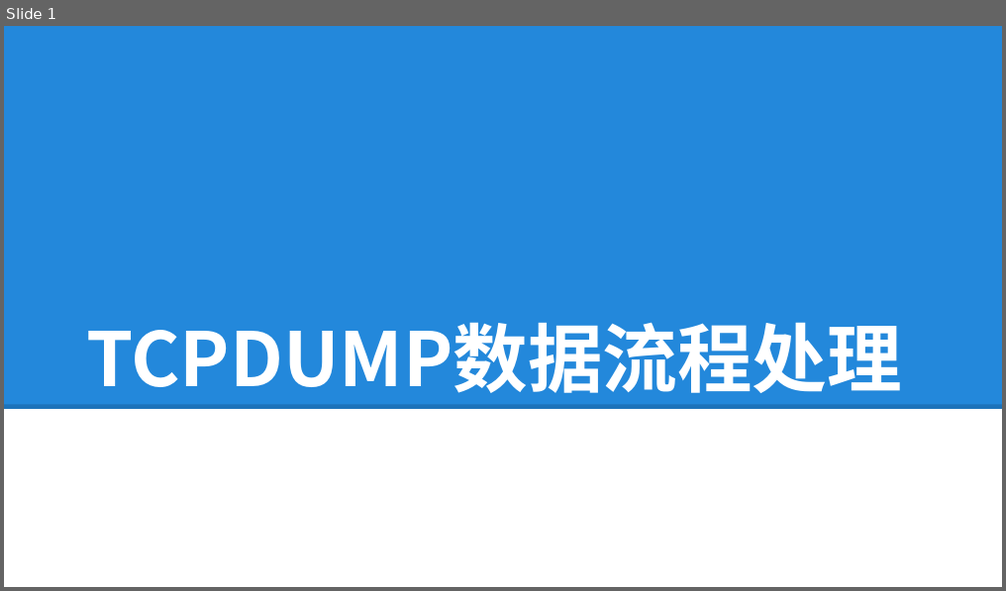
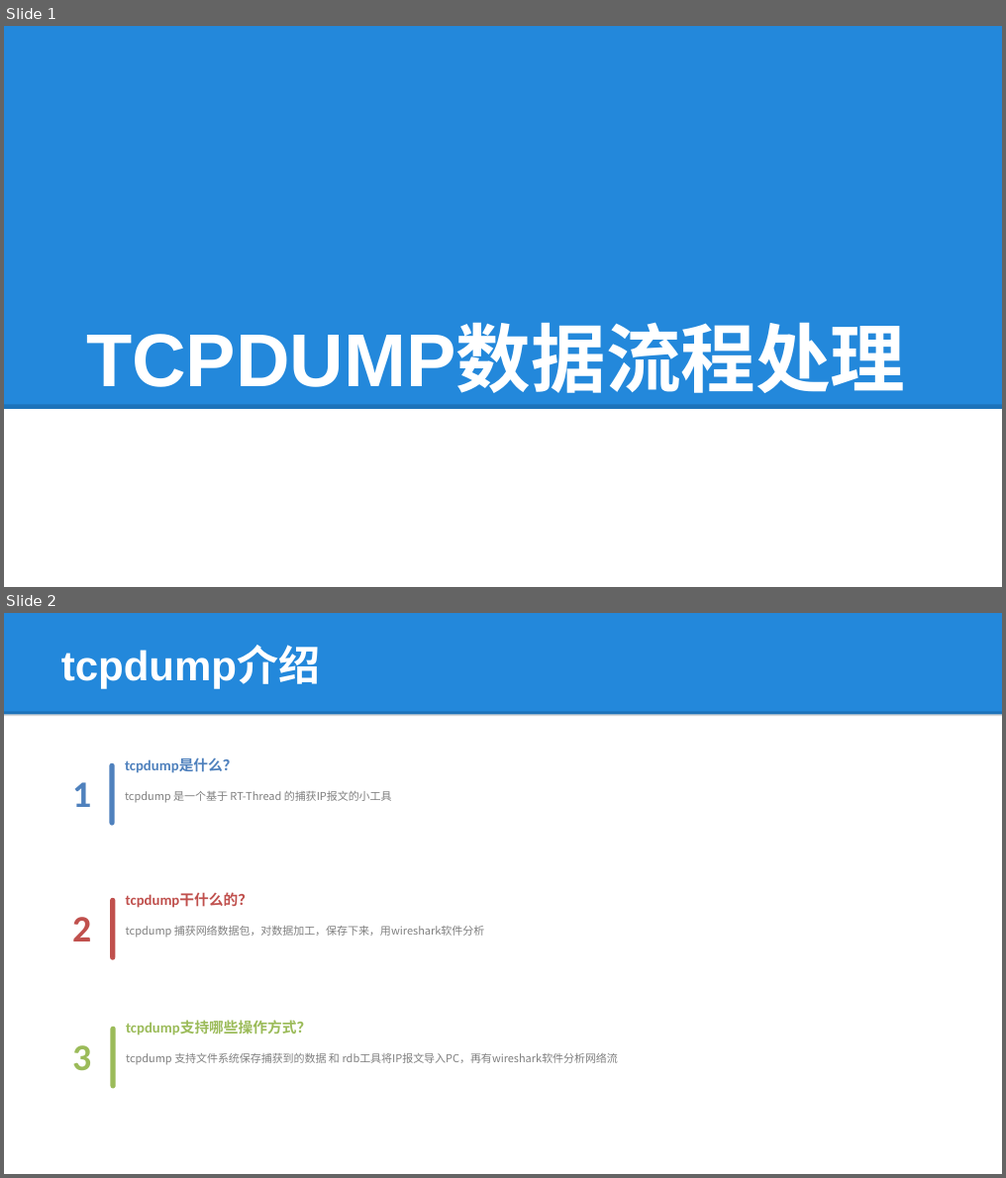
Before and after one commit to lepustse/tcpdump, a slide deck: tcpdump.pptx. Shown one above the other, each under a label of ours: slide 1 before the commit, slides 1 and 2 after it. The pictures are 1006x591 and 1006x1178 pixels, drawn with LibreOffice and Linux fonts; fonts in the diff are those of the drawing; background and template pictures are left out. Boxes give left, top, right and bottom in pixels: in the first picture for what was removed or moved away, otherwise in the second. Text is boxed around its words. In the diff, an @@ line names an element or a change of style, - is before the commit and + after.

```diff
--- a/tcpdump.pptx
+++ b/tcpdump.pptx
@@ slide 2 added at box(4, 613, 1002, 1174), background #FFFFFF; not listed: 2 template elements that a slide beside it also shows @@
@@ title added at box(61, 647, 320, 688), 40 pt, text #FFFFFF, bold @@
+tcpdump介绍
@@ text added at box(125, 758, 238, 773), 14 pt, text #4F81BD, bold @@
+tcpdump是什么？
@@ text added at box(72, 782, 91, 807), 36 pt, text #4F81BD, bold @@
+1
@@ round same rect added at box(110, 763, 115, 826), fill #4F81BD @@
@@ text added at box(125, 791, 392, 803), 10.5 pt, text #808080 @@
+tcpdump 是一个基于 RT-Thread 的捕获IP报文的小工具
@@ round same rect added at box(110, 898, 116, 960), fill #C0504D @@
@@ text added at box(126, 892, 252, 908), 14 pt, text #C0504D, bold @@
+tcpdump干什么的？
@@ text added at box(72, 917, 91, 942), 36 pt, text #C0504D, bold @@
+2
@@ text added at box(126, 926, 484, 938), 10.5 pt, text #808080 @@
+tcpdump 捕获网络数据包，对数据加工，保存下来，用wireshark软件分析
@@ round same rect added at box(110, 1026, 116, 1088), fill #9BBB59 @@
@@ text added at box(126, 1021, 311, 1036), 14 pt, text #9BBB59, bold @@
+tcpdump支持哪些操作方式？
@@ text added at box(72, 1046, 91, 1071), 36 pt, text #9BBB59, bold @@
+3
@@ text added at box(126, 1054, 618, 1065), 10.5 pt, text #808080 @@
+tcpdump 支持文件系统保存捕获到的数据 和 rdb工具将IP报文导入PC，再有wireshark软件分析网络流
@@ slide 1 changed as well @@
@@ title "TCPDUMP数据流程处理" at box(86, 328, 905, 393): font Noto Sans CJK SC to Arial @@
```
Also in this commit, not shown: 4 other slides changed, 2 other slides added, 2 slides removed, 3 other files.
